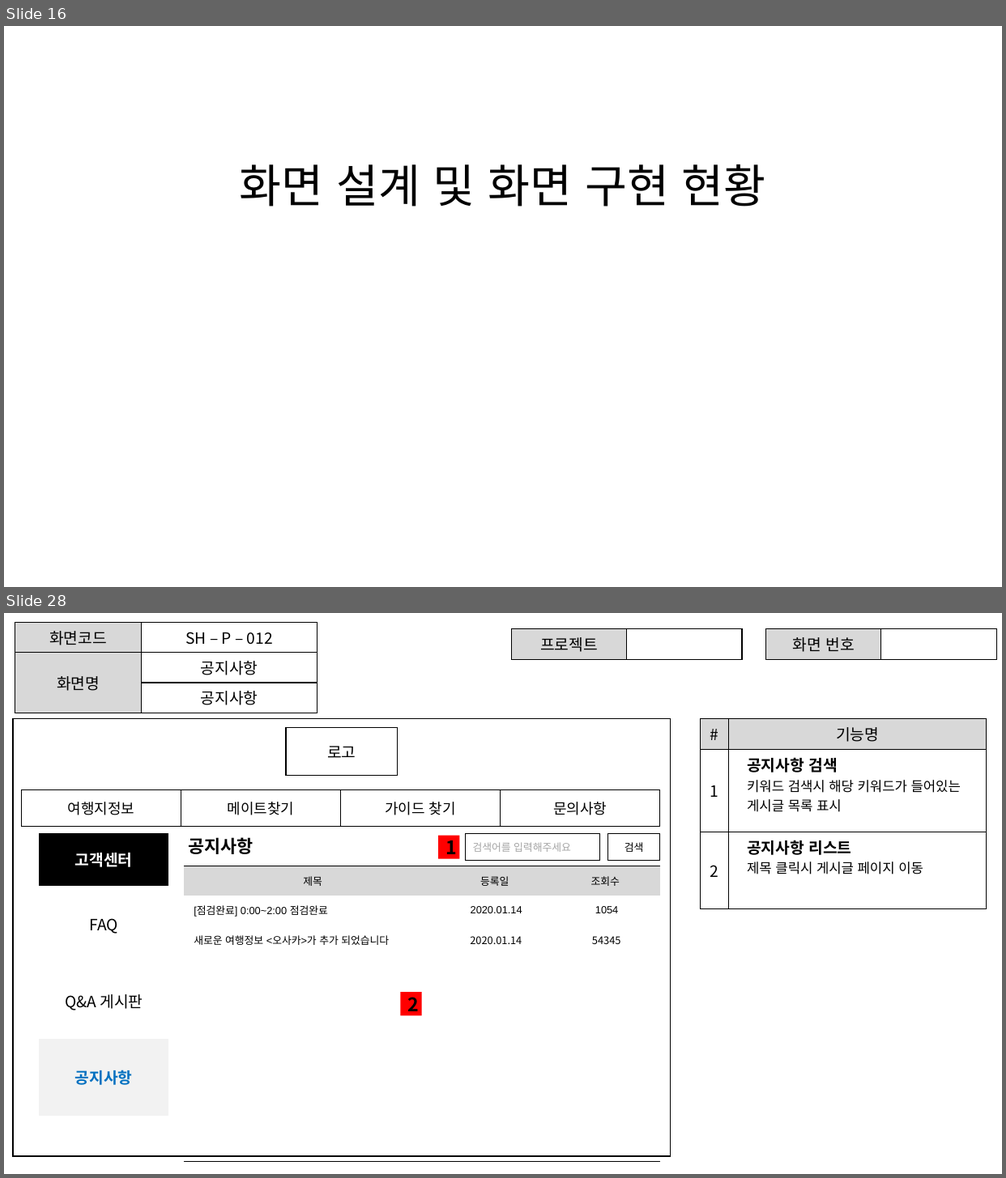
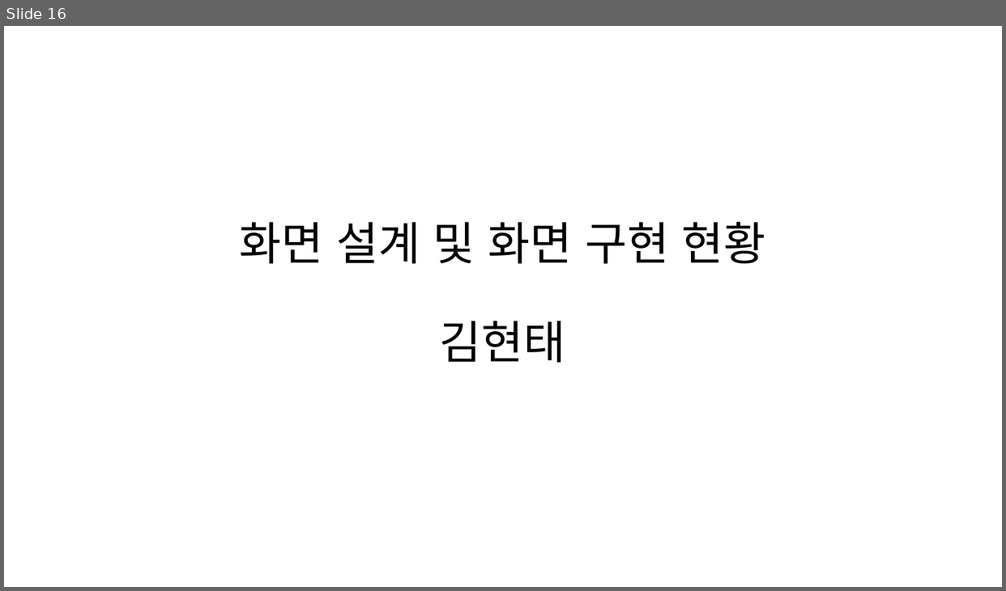
Before and after one commit to ezenteam2/TripMate, a slide deck: 0131 project02 최종발표 2조.pptx. Shown one above the other, each under a label of ours: slides 16 and 28 before the commit, slide 16 after it; the slides between them are not shown. The pictures are 1006x1178 and 1006x591 pixels, drawn with LibreOffice and Linux fonts; fonts in the diff are those of the drawing. Boxes give left, top, right and bottom in pixels: in the first picture for what was removed or moved away, otherwise in the second. Text is boxed around its words. In the diff, an @@ line names an element or a change of style, - is before the commit and + after.

```diff
--- a/0131 project02 최종발표 2조.pptx
+++ b/0131 project02 최종발표 2조.pptx
@@ slide 28 removed at (4, 613, 1002, 1174), background #FFFFFF @@
@@ table removed at (15, 623, 317, 709), 3 rows, 2 columns @@
-화면코드 | SH – P – 012
-화면명 | 공지사항
- | 공지사항
@@ table removed at (512, 629, 742, 656), 1 rows, 2 columns @@
-프로젝트 | 
@@ table removed at (766, 629, 997, 656), 1 rows, 2 columns @@
-화면 번호 | 
@@ rectangle removed at (13, 718, 671, 1157) @@
@@ rectangle removed at (286, 727, 398, 776) @@
-로고
@@ table removed at (701, 718, 987, 909), 3 rows, 2 columns @@
-# | 기능명
-1 | 공지사항 검색 / 키워드 검색시 해당 키워드가 들어있는 게시글 목록 표시
-2 | 공지사항 리스트 / 제목 클릭시 게시글 페이지 이동
@@ table removed at (21, 790, 659, 1088), 1 rows, 4 columns @@
-여행지정보 | 메이트찾기 | 가이드 찾기 | 문의사항
@@ table removed at (39, 834, 168, 1116), 4 rows, 1 columns @@
-고객센터
-FAQ
-Q&A 게시판
-공지사항
@@ text removed at (188, 837, 253, 854) @@
-공지사항
@@ rectangle removed at (438, 835, 460, 859) @@
-1
@@ rectangle removed at (465, 834, 600, 861) @@
-검색어를 입력해주세요
@@ rectangle removed at (608, 834, 661, 861) @@
-검색
@@ table removed at (184, 866, 661, 1142), 10 rows, 3 columns @@
-제목 | 등록일 | 조회수
-[점검완료] 0:00~2:00 점검완료 | 2020.01.14 | 1054
-새로운 여행정보 <오사카>가 추가 되었습니다 | 2020.01.14 | 54345
- |  | 
- |  | 
- |  | 
- |  | 
- |  | 
- |  | 
- |  | 
@@ rectangle removed at (401, 993, 423, 1016) @@
-2
@@ slide 16 changed as well @@
@@ title at (239, 222, 766, 363): text changed @@
-화면 설계 및 화면 구현 현황
+화면 설계 및 화면 구현 현황
+김현태
```
Also in this commit, not shown: 7 other slides changed, 4 slides added, 24 other slides removed.
